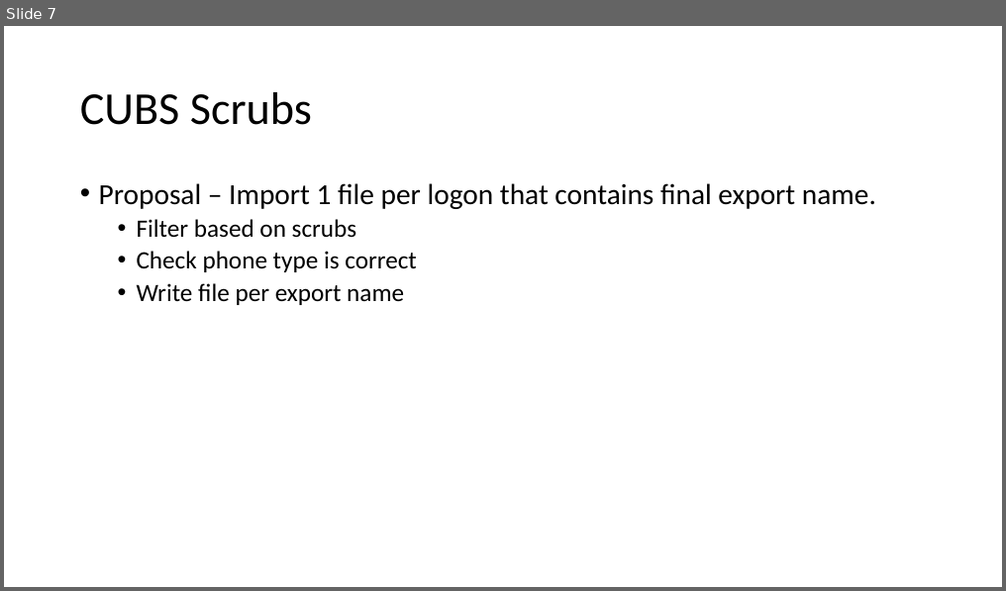
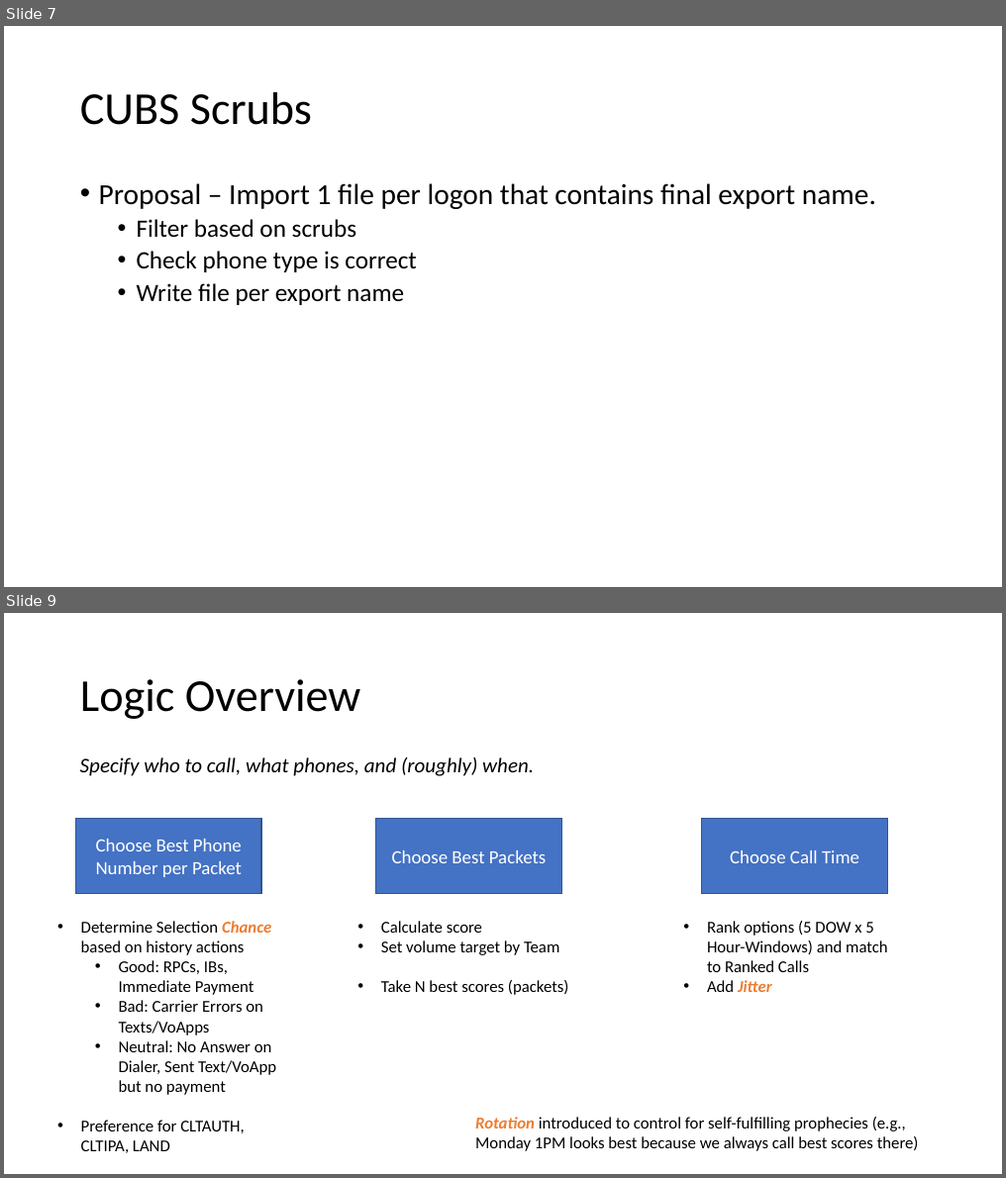
Before and after one commit to jasonchang2018/hh_hermes, a slide deck: doc/dialer-file.pptx. Shown one above the other, each under a label of ours: slide 7 before the commit, slides 7 and 9 after it; the slides between them are not shown. The pictures are 1006x591 and 1006x1178 pixels, drawn with LibreOffice and Linux fonts; fonts in the diff are those of the drawing. Boxes give left, top, right and bottom in pixels: in the first picture for what was removed or moved away, otherwise in the second. Text is boxed around its words. In the diff, an @@ line names an element or a change of style, - is before the commit and + after.

```diff
--- a/doc/dialer-file.pptx
+++ b/doc/dialer-file.pptx
@@ slide 9 added at [4,613,1002,1174], background #FFFFFF @@
@@ title added at [80,679,361,719], 44 pt, text #000000 @@
+Logic Overview
@@ text added at [80,758,534,776], 20 pt, text #000000, italic @@
+Specify who to call, what phones, and (roughly) when.
@@ rectangle added at [76,819,261,894], fill #4472C4, outline #325491 1 pt, 18 pt, text #FFFFFF @@
+Choose Best Phone Number per Packet
@@ rectangle added at [376,819,561,894], fill #4472C4, outline #325491 1 pt, 18 pt, text #FFFFFF @@
+Choose Best Packets
@@ rectangle added at [702,819,887,894], fill #4472C4, outline #325491 1 pt, 18 pt, text #FFFFFF @@
+Choose Call Time
@@ text added at [81,921,276,1154], 16 pt, text #000000 @@
+• Determine Selection Chance based on history actions
+  • Good: RPCs, IBs, Immediate Payment
+  • Bad: Carrier Errors on Texts/VoApps
+  • Neutral: No Answer on Dialer, Sent Text/VoApp but no payment
+• Preference for CLTAUTH, CLTIPA, LAND
@@ text added at [381,921,569,995], 16 pt, text #000000 @@
+• Calculate score
+• Set volume target by Team
+• Take N best scores (packets)
@@ text added at [707,921,888,992], 16 pt, text #000000 @@
+• Rank options (5 DOW x 5 Hour-Windows) and match to Ranked Calls
+• Add Jitter
@@ text added at [475,1117,919,1152], 16 pt, text #000000 @@
+Rotation introduced to control for self-fulfilling prophecies (e.g., Monday 1PM looks best because we always call best scores there)
```
Also in this commit, not shown: 3 other slides added.
